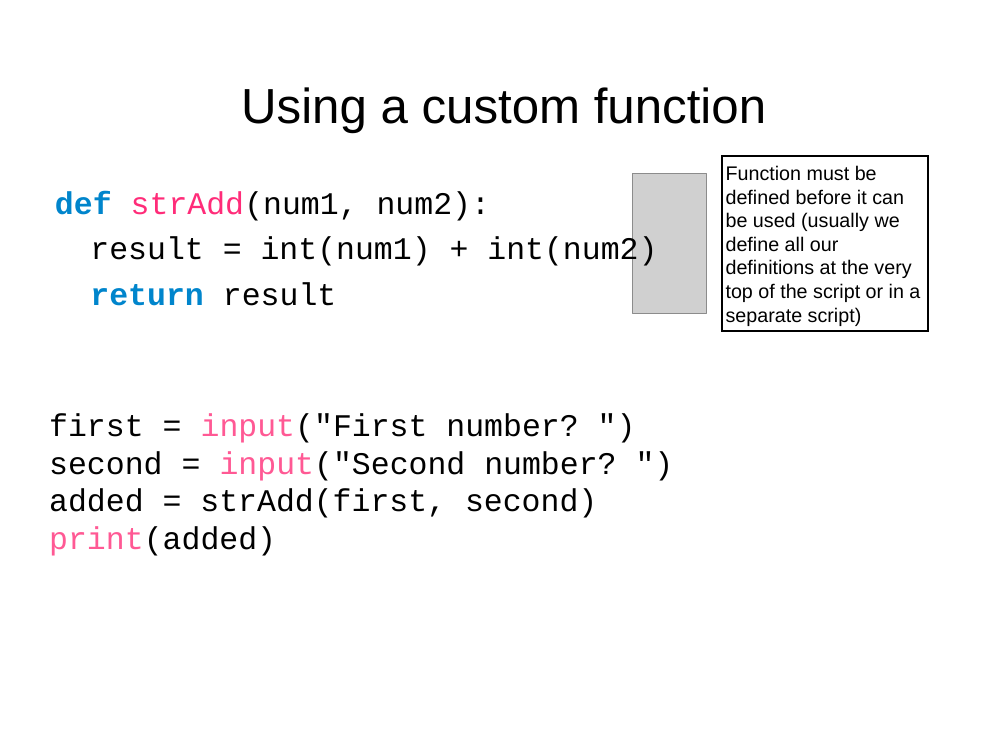
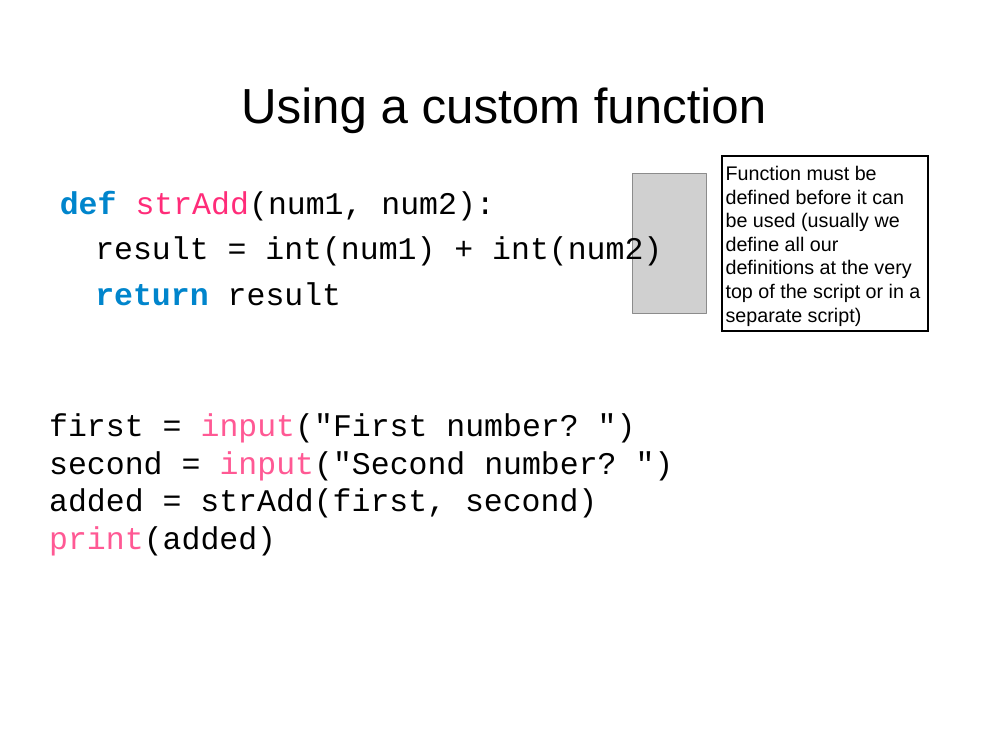
Before and after one commit to PennGCB/python_bootcamp, a slide deck: slide 9 of lab6/py3/lab6_custom_functions.pptx (slide 10 before the commit). Drawn at 1008x756 pixels with LibreOffice and Linux fonts; fonts in the diff are those of the drawing; grey boxes stand for pictures. Boxes give left, top, right and bottom in pixels: in the first picture for what was removed or moved away, otherwise in the second. Text is boxed around its words. In the diff, an @@ line names an element or a change of style, - is before the commit and + after.

```diff
--- a/lab6/py3/lab6_custom_functions.pptx
+++ b/lab6/py3/lab6_custom_functions.pptx
@@ text "def strAdd(num1, num2):" moved from (x1=55, y1=191, x2=657, y2=306) to (x1=60, y1=191, x2=662, y2=306) @@
```
Also in this commit, not shown: 1 other slide changed, 1 slide removed, 1 other file.
